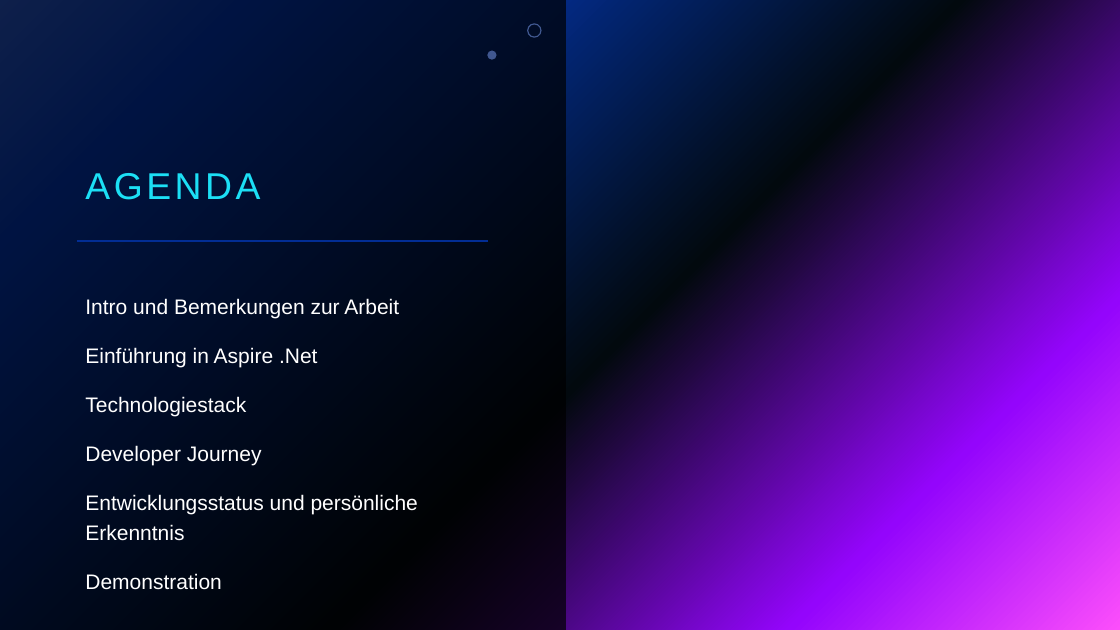
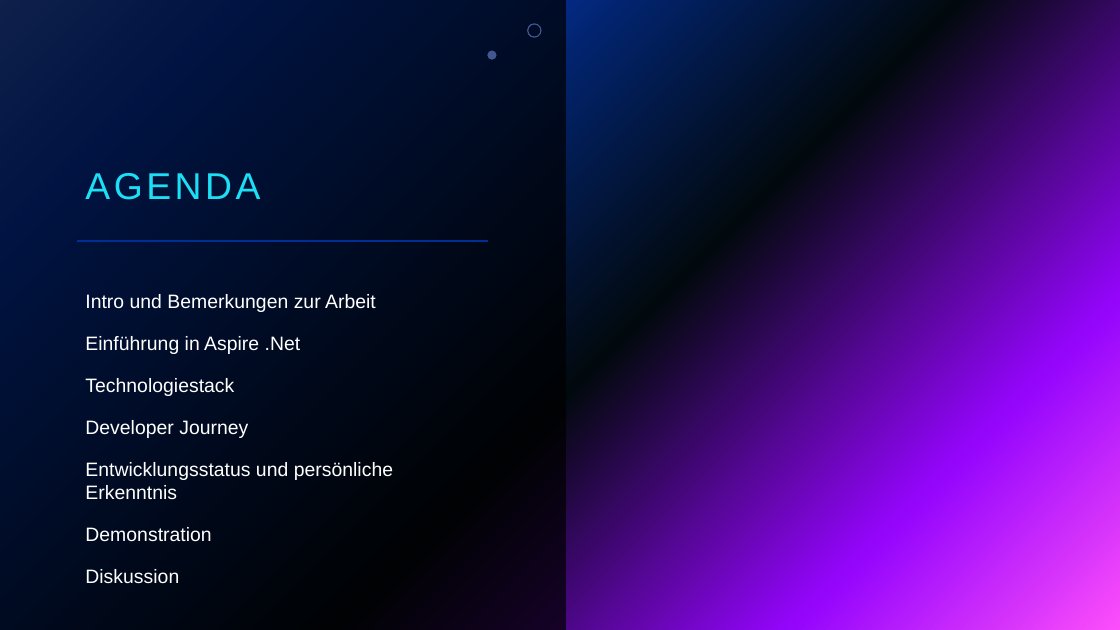
Before and after one commit to zuercheram/aspire-prototype, a slide deck: slide 2 of doc/project-presentation/aspire-semester-arbeit.pptx. Drawn at 1120x630 pixels with LibreOffice and Linux fonts; fonts in the diff are those of the drawing; background and template pictures are left out. Boxes give left, top, right and bottom in pixels: in the first picture for what was removed or moved away, otherwise in the second. Text is boxed around its words. In the diff, an @@ line names an element or a change of style, - is before the commit and + after.

```diff
--- a/doc/project-presentation/aspire-semester-arbeit.pptx
+++ b/doc/project-presentation/aspire-semester-arbeit.pptx
@@ text at (x1=85, y1=294, x2=393, y2=542): size 18 to 16.6 pt; line spacing 1.2 to 1 @@
@@ text at (x1=85, y1=569, x2=179, y2=584): paragraph added @@
+Diskussion
```
Also in this commit, not shown: 2 other slides changed, 2 slides removed, 1 other file.
